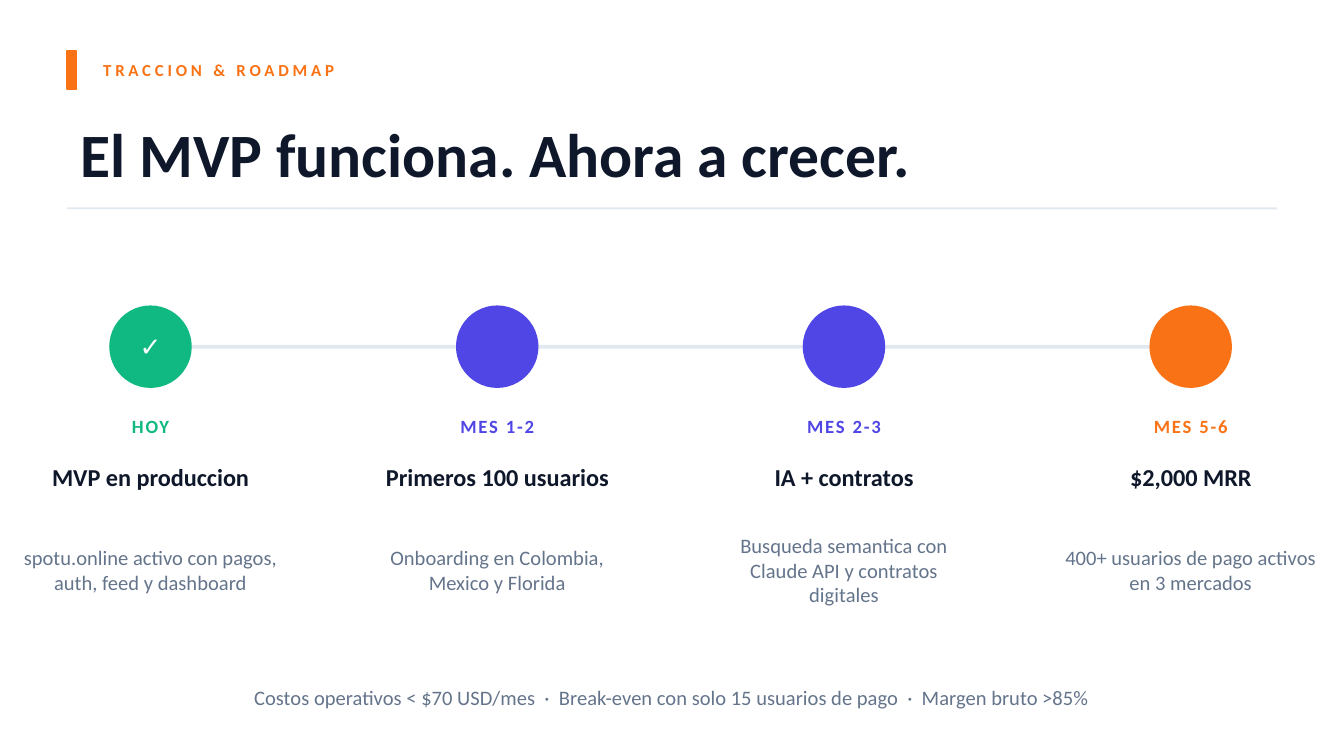
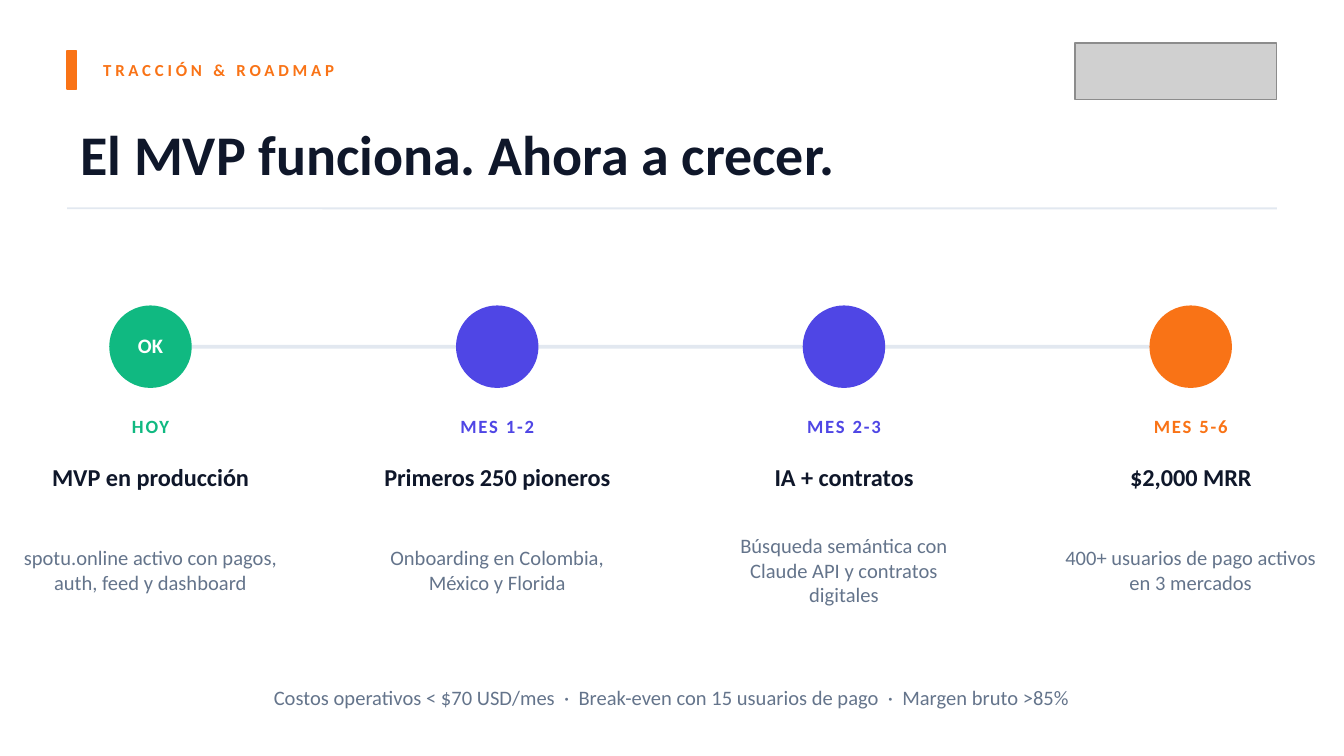
Before and after one commit to SpotU-online-org/spotu-webapp, a slide deck: slide 11 of docs/SpotU_Presentacion.pptx (slide 10 before the commit). Drawn at 1344x756 pixels with LibreOffice and Linux fonts; fonts in the diff are those of the drawing; grey boxes stand for pictures. Boxes give left, top, right and bottom in pixels: in the first picture for what was removed or moved away, otherwise in the second. Text is boxed around its words. In the diff, an @@ line names an element or a change of style, - is before the commit and + after.

```diff
--- a/docs/SpotU_Presentacion.pptx
+++ b/docs/SpotU_Presentacion.pptx
@@ picture added at (x1=1075, y1=43, x2=1277, y2=99) @@
@@ text at (x1=103, y1=63, x2=334, y2=76): text changed @@
-TRACCION & ROADMAP
+TRACCIÓN & ROADMAP
@@ text "El MVP funciona. Ahora a ..." at (x1=80, y1=135, x2=834, y2=176): size 33 to 30 pt @@
@@ text removed at (x1=110, y1=309, x2=191, y2=383) @@
-✓
@@ text added at (x1=138, y1=339, x2=163, y2=353), 11 pt, text #FFFFFF, bold @@
+OK
@@ text at (x1=52, y1=469, x2=249, y2=490): text changed @@
-MVP en produccion
+MVP en producción
@@ text at (x1=384, y1=469, x2=610, y2=490): text changed @@
-Primeros 100 usuarios
+Primeros 250 pioneros
@@ text at (x1=740, y1=539, x2=947, y2=606): text changed @@
-Busqueda semantica con Claude API y contratos digitales
+Búsqueda semántica con Claude API y contratos digitales
@@ text at (x1=390, y1=551, x2=603, y2=594): text changed @@
-Onboarding en Colombia, Mexico y Florida
+Onboarding en Colombia, México y Florida
@@ text at (x1=274, y1=691, x2=1069, y2=709): text changed @@
-Costos operativos < $70 USD/mes · Break-even con solo 15 usuarios de pago · Margen bruto >85%
+Costos operativos < $70 USD/mes · Break-even con 15 usuarios de pago · Margen bruto >85%
```
Also in this commit, not shown: 8 other slides changed, 4 slides added, 3 slides removed, 13 other files.
